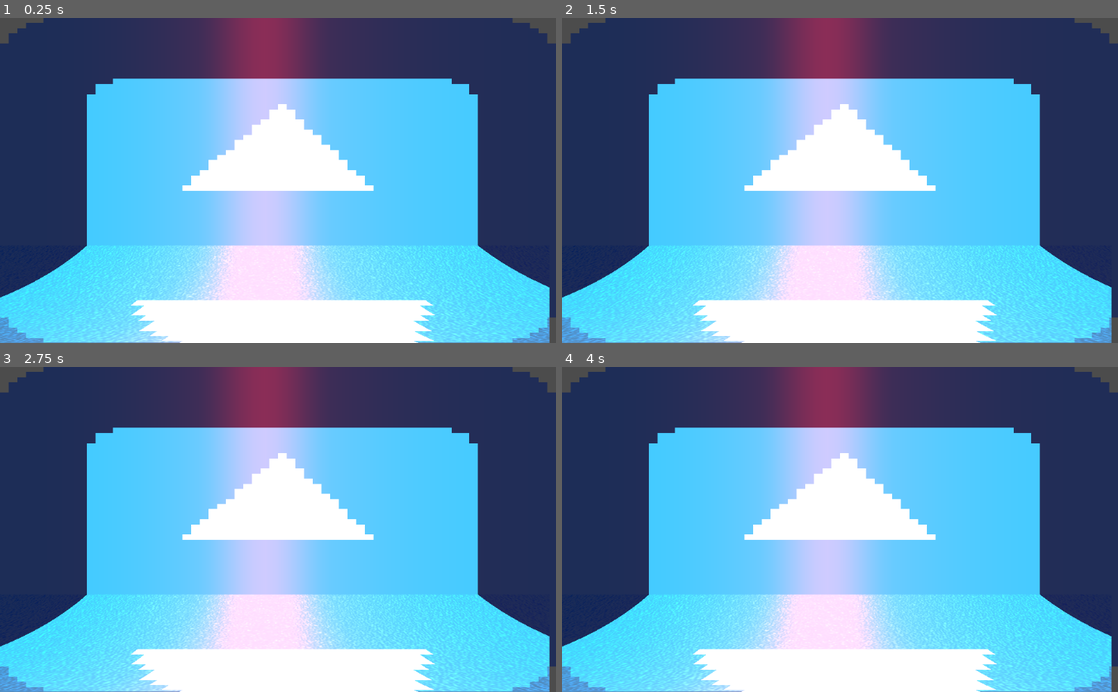
Above: before the commit, frames 1-4 (two rows, left to right).
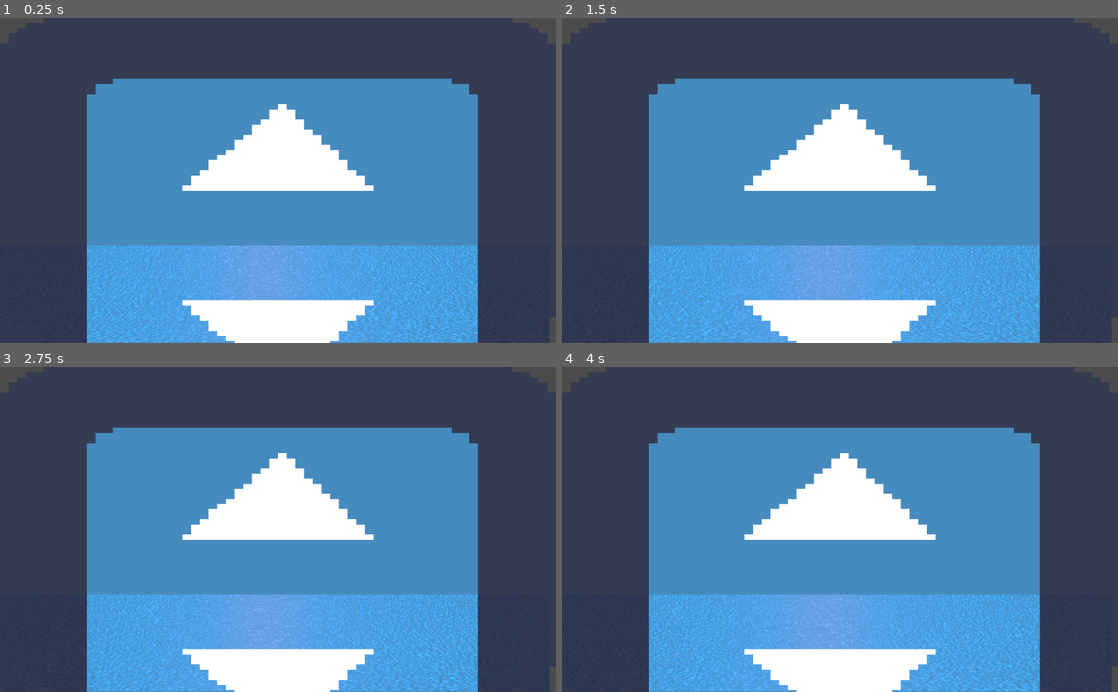
Above: after the commit, the same moments.

Repository: Daverinoe/GodotSampleCode
Game: Godot game, scene res://Node2D.tscn
Two runs of this game, one before a commit and one after it. Both use one fixed random seed, a clock stepped at 60 frames per second and the inputs below. The engine's default icon, where the game draws it, is replaced by a stand-in: a white triangle on a blue panel in a dark square.
Inputs:
- Up to frame 1 (0.25 s): no input
- Up to frame 2 (1.5 s): no input
- Up to frame 3 (2.75 s): no input
- Up to frame 4 (4 s): no input

The runs differ from the first frame. In frame 1, 59% of the frame differs, in the area x 0-99%, y 0-100%; in frame 2, 59%; in frame 3, 59%; in frame 4, 59%.

Commit message:
Fixed perspective on relection. Normal map (noisy) looks good

Diff:
--- a/ShaderTraining/Node2D.shader
+++ b/ShaderTraining/Node2D.shader
@@ -4,20 +4,34 @@
 uniform sampler2D normalMap;
 
 void fragment(){
-
-	vec2 perspectiveCorrection = vec2(2.0 * (0.5 - UV.x) * (UV.y - 0.7), 0.0);
-
 	vec2 point = UV;
 
+
 	if (point.y > 0.7) {
+		// Main reflection
 		point.y = 1.4 - point.y;
-//		point.x += TIME * 0.05;
-		point = point + perspectiveCorrection;
-		point.x -= 0.012;
-		point.x = mod(point.x, 1.0);
-		NORMALMAP = texture(normalMap, point + TIME * 0.05 * vec2(1.0, 0.0)).xyz;
+		point.x = mod(point.x - 0.012, 1.0);
+
+		// Normals
+		vec2 perspectiveCorrection = vec2(2.0 * (0.5 - UV.x) * (UV.y - 0.7), 0.0);
+		NORMALMAP = texture(normalMap, point + perspectiveCorrection + TIME * 0.05 * vec2(1.0, 0.0)).xyz;
 	} else {
 		COLOR.a = 0.0;
 	}
+
 	COLOR.rgb = texture(screenTex, point).rgb;
 }
+
+//vec2 perspectiveCorrection = vec2(2.0 * (0.5 - UV.x) * (UV.y - 0.7) -0.011, 0.0);
+//
+//	vec2 point = UV;
+//
+//	if (point.y > 0.7) {
+//		point.y = 1.4 - point.y;
+//		point.x += TIME * 0.05;
+//		point.x = mod(point.x, 1.0);
+//		NORMALMAP = texture(normalMap, point + TIME * 0.05 * vec2(1.0, 0.0)).xyz;
+//	} else {
+//		COLOR.a = 0.0;
+//	}
+//	COLOR.rgb = texture(screenTex, point).rgb;
--- a/ShaderTraining/Node2D.tscn
+++ b/ShaderTraining/Node2D.tscn
@@ -48,15 +48,16 @@
 size = Vector2( 1024, 600 )
 
 [node name="Light2D" type="Light2D" parent="Viewport"]
+visible = false
 position = Vector2( 487.039, 302.04 )
 scale = Vector2( 1, 601.304 )
-texture = SubResource( 6 )
+texture = SubResource( 3 )
 shadow_color = Color( 0, 0, 0, 1 )
 
 [node name="Light2D2" type="Light2D" parent="Viewport"]
 position = Vector2( 487.039, 302.04 )
 scale = Vector2( 1, 601.304 )
-texture = SubResource( 6 )
+texture = SubResource( 3 )
 range_height = 600.0
 range_item_cull_mask = 2
 shadow_color = Color( 0, 0, 0, 1 )
Not shown: 2 places in ShaderTraining/Node2D.tscn that only renumber resources
